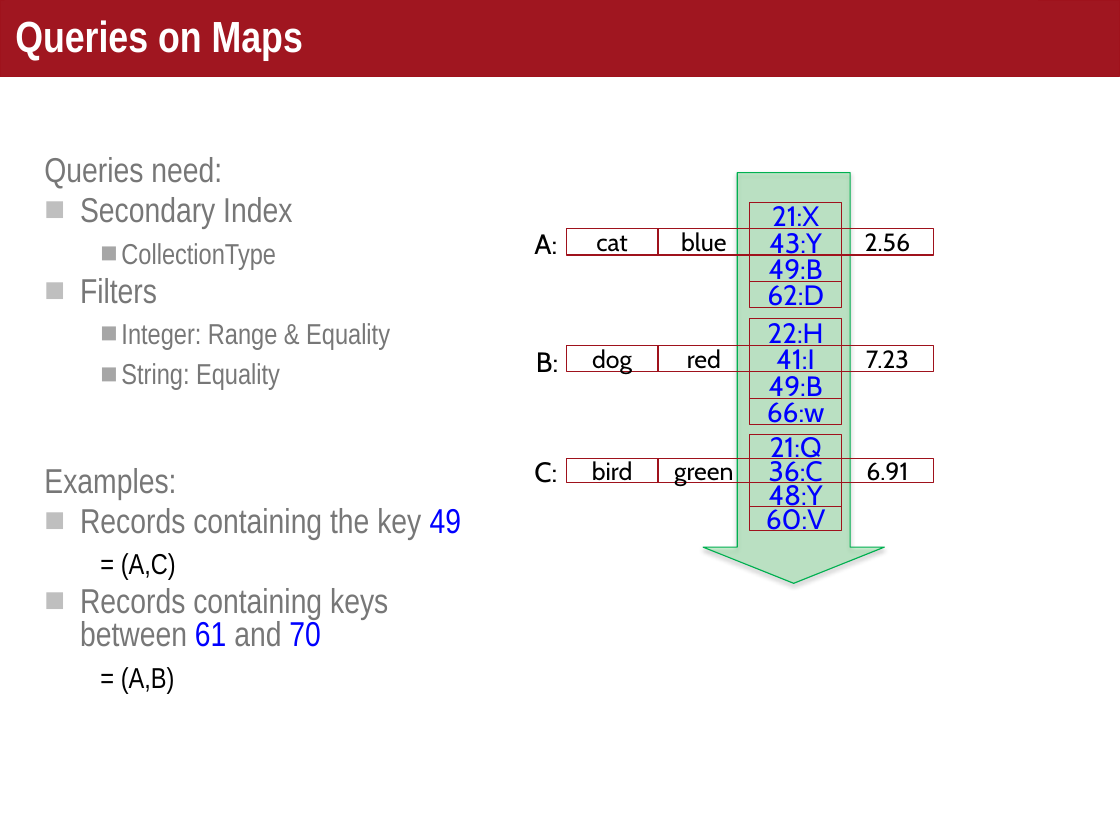
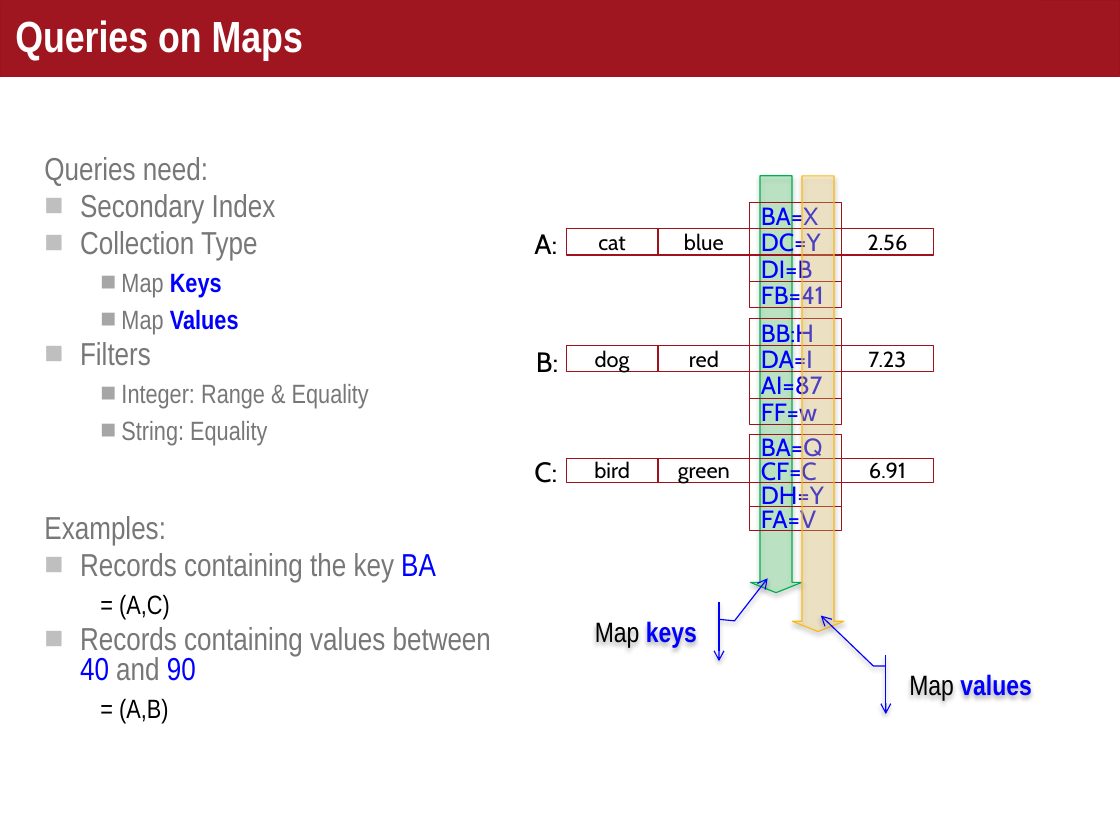
Before and after one commit to helipilot50/aerospike-advanced-concepts, a slide deck: slide 12 of maps/courseware/Maps.pptx (slide 11 before the commit). Drawn at 1120x840 pixels with LibreOffice and Linux fonts; fonts in the diff are those of the drawing. Boxes give left, top, right and bottom in pixels: in the first picture for what was removed or moved away, otherwise in the second. Text is boxed around its words. In the diff, an @@ line names an element or a change of style, - is before the commit and + after.

```diff
--- a/maps/courseware/Maps.pptx
+++ b/maps/courseware/Maps.pptx
@@ text at box(44, 157, 369, 723): size 22.2 to 20.4 pt in "Queries need:", "Secondary Index", "Filters", "Examples:"; size 18.5 to 17 pt in "Integer: Range & Equality", "String: Equality", "= (A,C)", "= (A,B)" @@
@@ down arrow: place and size @@
-down arrow at box(703, 172, 885, 584)
+down arrow at box(750, 176, 802, 592)
@@ down arrow added at box(792, 176, 843, 632), fill #FDD574 at 30% opacity, outline #FBB917 0.75 pt @@
@@ text in rectangle at box(761, 204, 818, 230): text changed; size 18 to 16 pt @@
-21:X
+BA=X
@@ text at box(80, 231, 257, 334): text changed; size 18.5 to 17 pt @@
-  ■ CollectionType
+■ Collection Type
+  ■ Map Keys
+  ■ Map Values
@@ text in rectangle at box(761, 231, 821, 257): text changed; size 18 to 16 pt @@
-43:Y
+DC=Y
@@ text in rectangle at box(761, 257, 813, 283): text changed; size 18 to 16 pt @@
-49:B
+DI=B
@@ text in rectangle at box(761, 284, 824, 310): text changed; size 18 to 16 pt @@
-62:D
+FB=41
@@ text in rectangle at box(761, 321, 814, 347): text changed; size 18 to 16 pt @@
-22:H
+BB:H
@@ text in rectangle at box(761, 347, 813, 373): text changed; size 18 to 16 pt @@
-41:I
+DA=I
@@ text in rectangle at box(761, 374, 823, 400): text changed; size 18 to 16 pt @@
-49:B
+AI=87
@@ text in rectangle at box(761, 400, 817, 426): text changed; size 18 to 16 pt @@
-66:w
+FF=w
@@ text in rectangle at box(761, 435, 823, 461): text changed; size 18 to 16 pt @@
-21:Q
+BA=Q
@@ size 16 to 14 pt in 9 elements at box(567, 228, 659, 255), box(841, 228, 933, 255), box(659, 228, 750, 255), box(567, 345, 659, 372), box(841, 345, 933, 372), box(659, 345, 750, 372), box(567, 458, 659, 482), box(841, 458, 933, 482), box(659, 458, 750, 482) @@
@@ text in rectangle at box(761, 459, 817, 485): text changed; size 18 to 16 pt @@
-36:C
+CF=C
@@ text in rectangle at box(761, 483, 824, 509): text changed; size 18 to 16 pt @@
-48:Y
+DH=Y
@@ text in rectangle at box(761, 507, 816, 533): text changed; size 18 to 16 pt @@
-60:V
+FA=V
@@ text at box(80, 553, 436, 582): text changed; size 22.2 to 20.4 pt @@
-■ Records containing the key 49
+■ Records containing the key BA
@@ text at box(80, 627, 491, 681): text changed; size 22.2 to 20.4 pt @@
-■ Records containing keys between 61 and 70
+■ Records containing values between 40 and 90
@@ accent callout added at box(584, 603, 734, 662), outline #0000FF 0.75 pt, 18 pt, text #0000FF, bold @@
+Map keys
@@ accent callout added at box(898, 655, 1048, 715), outline #0000FF 0.75 pt, 18 pt, text #0000FF, bold @@
+Map values
```
Also in this commit, not shown: 5 other slides changed, 3 slides added, 2 slides removed, 2 other files.
